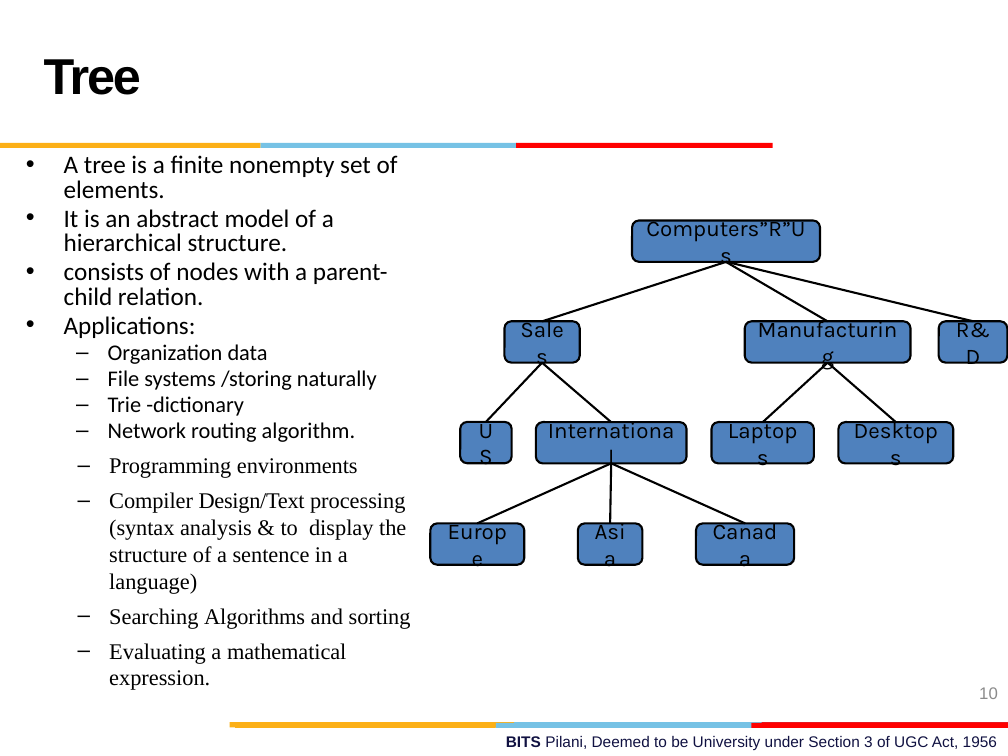
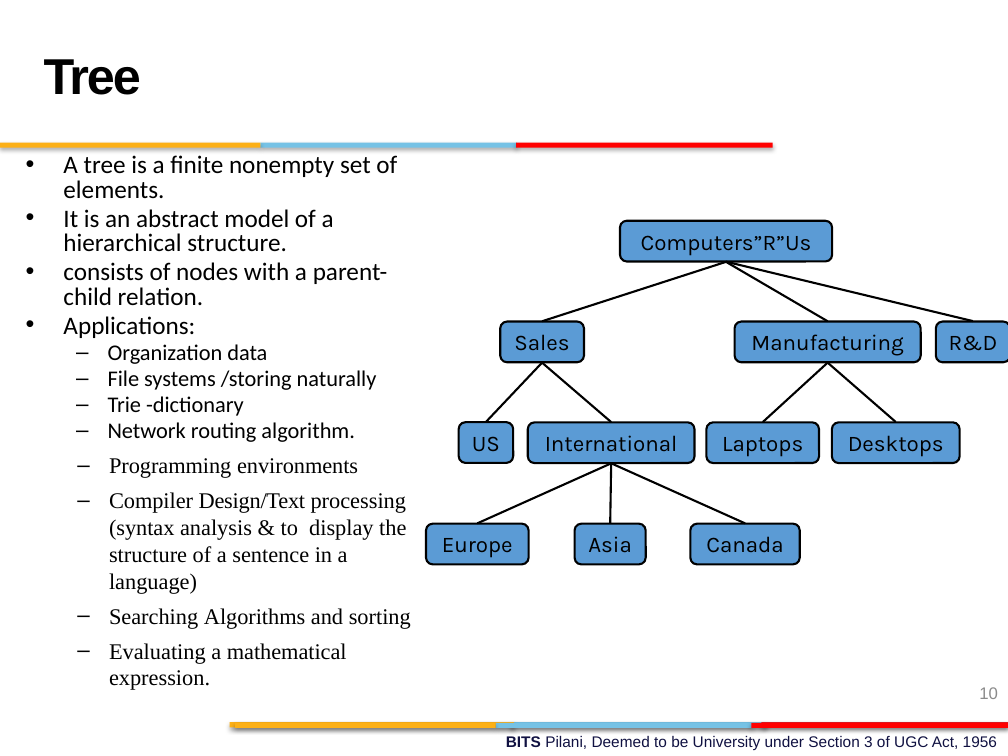
Before and after one commit to ElisonSherton/MTech_DSE, a slide deck: slide 10 of Sem1/DSAD/lecture_slides/DSAD_Session4.pptx. Drawn at 1008x756 pixels with LibreOffice and Linux fonts; fonts in the diff are those of the drawing; background and template pictures are left out. Boxes give left, top, right and bottom in pixels: in the first picture for what was removed or moved away, otherwise in the second. Text is boxed around its words. In the diff, an @@ line names an element or a change of style, - is before the commit and + after.

```diff
--- a/Sem1/DSAD/lecture_slides/DSAD_Session4.pptx
+++ b/Sem1/DSAD/lecture_slides/DSAD_Session4.pptx
@@ text "Tree" at <box>44,59,141,95</box>: indent changed @@
@@ text "A tree is a finite ..." at <box>63,155,411,690</box>: letter spacing -0.1 to 0 pt in "Programming environments", "Compiler (syntax", "Algorithms", "mathematical"; indent changed @@
@@ fill #4F81BD to #5B9BD5 in 11 elements at <box>459,422,513,463</box>, <box>935,322,1008,362</box>, <box>426,523,529,563</box>, <box>707,422,820,463</box>, <box>575,523,646,563</box>, <box>500,322,584,362</box>, <box>528,422,695,463</box>, <box>832,422,960,463</box>, <box>690,523,800,563</box>, <box>735,322,921,362</box>, <box>620,221,833,261</box> @@
@@ rounded rectangle "Computers”R”Us": place and size @@
-rounded rectangle "Computers”R”Us" at <box>632,221,820,262</box>
+rounded rectangle "Computers”R”Us" at <box>620,221,833,261</box>
@@ rounded rectangle "Sales": place and size @@
-rounded rectangle "Sales" at <box>505,322,581,363</box>
+rounded rectangle "Sales" at <box>500,322,584,362</box>
@@ rounded rectangle "Manufacturing": place and size @@
-rounded rectangle "Manufacturing" at <box>745,322,910,363</box>
+rounded rectangle "Manufacturing" at <box>735,322,921,362</box>
@@ rounded rectangle "International": place and size @@
-rounded rectangle "International" at <box>536,422,686,464</box>
+rounded rectangle "International" at <box>528,422,695,463</box>
@@ rounded rectangle "Laptops": place and size @@
-rounded rectangle "Laptops" at <box>712,422,814,464</box>
+rounded rectangle "Laptops" at <box>707,422,820,463</box>
@@ rounded rectangle "Desktops": place and size @@
-rounded rectangle "Desktops" at <box>839,422,954,464</box>
+rounded rectangle "Desktops" at <box>832,422,960,463</box>
@@ group removed at <box>477,262,973,523</box>: 10 lines @@
@@ group added at <box>477,262,973,524</box>: 10 freeform shapes @@
@@ rounded rectangle "Europe": place and size @@
-rounded rectangle "Europe" at <box>430,523,524,564</box>
+rounded rectangle "Europe" at <box>426,523,529,563</box>
@@ rounded rectangle "Asia": place and size @@
-rounded rectangle "Asia" at <box>578,523,642,564</box>
+rounded rectangle "Asia" at <box>575,523,646,563</box>
@@ rounded rectangle "Canada": place and size @@
-rounded rectangle "Canada" at <box>696,523,793,564</box>
+rounded rectangle "Canada" at <box>690,523,800,563</box>
@@ page number at <box>979,687,998,699</box>: text colour #8C8C8C to #8B8B8B @@
@@ shadow on in 9 elements at <box>510,722,767,727</box>, <box>230,722,514,727</box>, <box>496,723,753,728</box>, <box>235,723,495,728</box>, <box>751,723,1008,728</box>, <box>260,143,517,148</box>, <box>0,143,260,148</box>, <box>516,143,773,148</box>, <box>761,722,1007,727</box> @@
```
Also in this commit, not shown: 45 other slides changed, 4 slides added, 4 slides removed, 33 other files.
